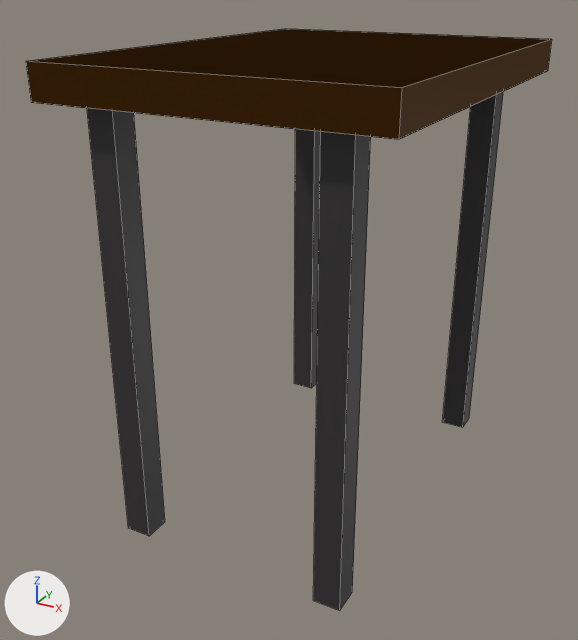
Renders of the Blender file Assets/BlenderFBX/BasicTable.blend from each side of a commit.
Both versions are drawn from a camera (50 mm lens) standing at (6.51, -13.11, 5.88) and looking at (-0.39, -0.56, -0.4). The axes (+X, +Y, +Z) are drawn at lower left. The lights are the same throughout. Mesh edges are drawn as thin lines.

Names of what the first picture shows: 'Table Legs'.
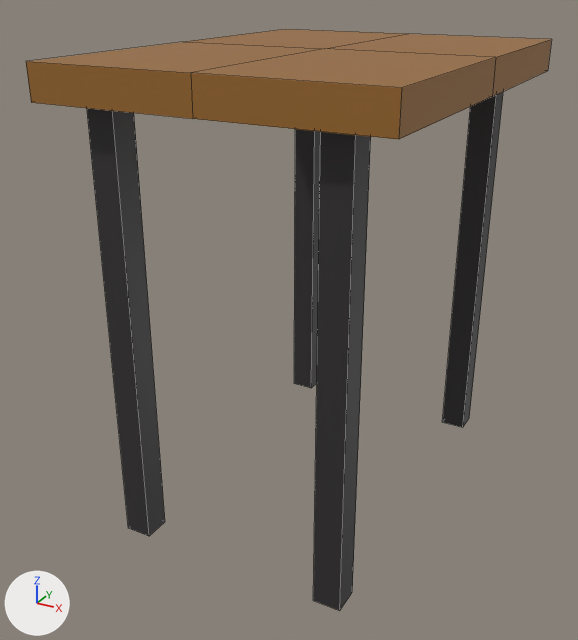
Commit message: Kyle fix table

Edits to the bpy script that builds the scene:
```text
Change me_cube_003:
    where me_cube_003.from_pydata(...)  # 16 vertices, 11 faces; spans x -12.0..12.0, y -16.0..16.0, z -1.0..1.2
    used by ob_table_legs; location = (0.0, 0.0, 0.0); scale = (0.25, 0.25, 4.0)
    me_cube_003 part 1: the loose piece of 8 vertices spanning x -12.0..12.0, y -16.0..16.0, z 1.0..1.2 is scaled about its middle by (0.5, 0.5, 1), then moved by (6.0, -8.0, 0.0)
```

Where the change shows, as pixel boxes [x1, y1, x2, y2] in the pictures (578 x 640 px; the box of a moved part takes in the faces that stretch with it):
part 1 of me_cube_003, moved or reshaped: [26, 29, 552, 139] in both
